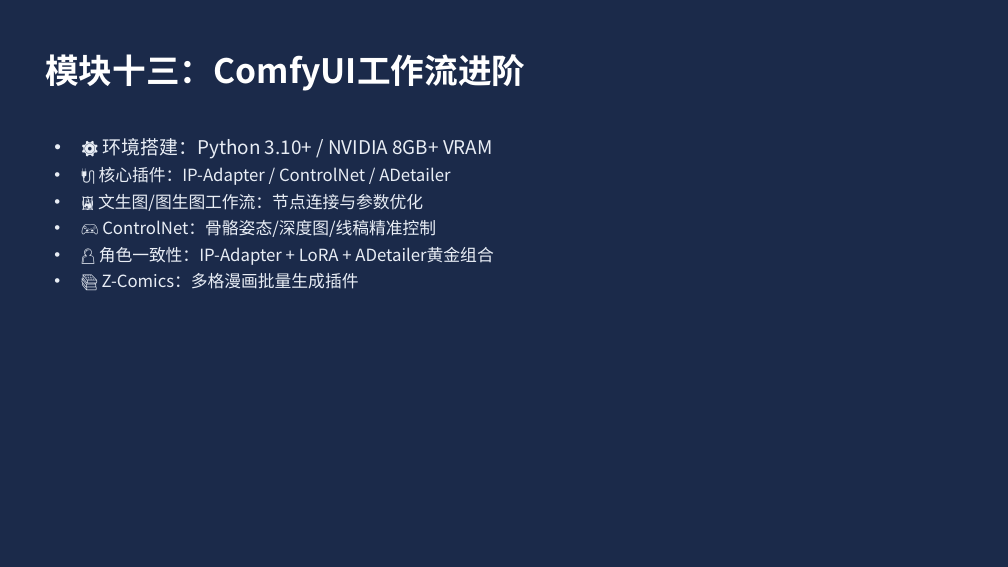
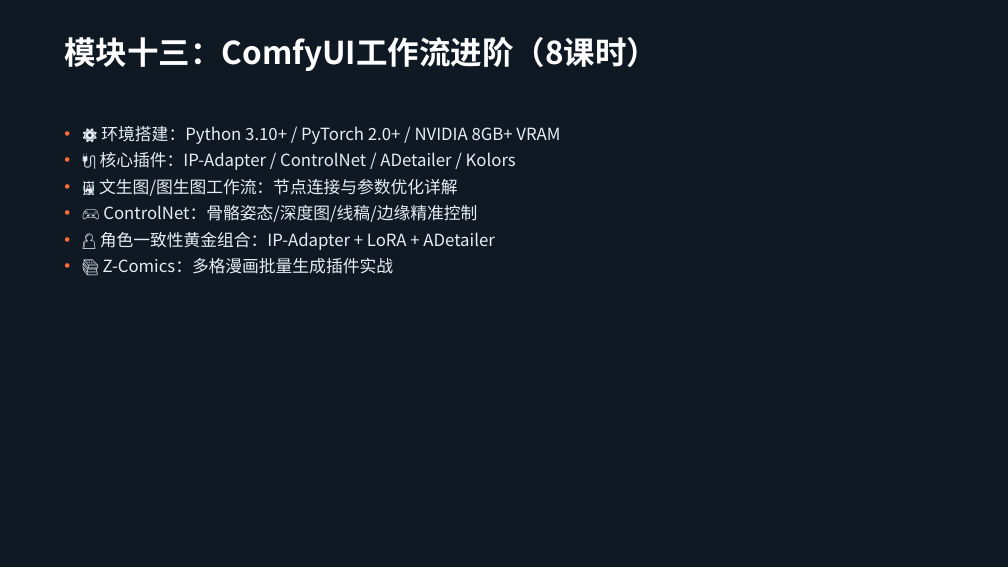
Before and after one commit to lichangjiang932-ship-it/ai-video-class, a slide deck: slide 29 of AI漫剧制作课程/AI漫剧制作全流程课程-2026版.pptx (slide 15 before the commit). Drawn at 1008x567 pixels with LibreOffice and Linux fonts; fonts in the diff are those of the drawing. Boxes give left, top, right and bottom in pixels: in the first picture for what was removed or moved away, otherwise in the second. Text is boxed around its words. In the diff, an @@ line names an element or a change of style, - is before the commit and + after.

Commit message:
升级PPT至42页精美版：深色主题+模块分节页+双栏布局+数据表格

```diff
--- a/AI漫剧制作课程/AI漫剧制作全流程课程-2026版.pptx
+++ b/AI漫剧制作课程/AI漫剧制作全流程课程-2026版.pptx
@@ background #1B2A4A to #0F1923 @@
@@ rectangle added at [0, 0, 1008, 7], fill #FF6B35 @@
@@ rectangle added at [0, 7, 1008, 98], fill #1A2A3A @@
@@ text at [64, 37, 658, 71]: text changed; size 32 to 30 pt @@
-模块十三：ComfyUI工作流进阶
+模块十三：ComfyUI工作流进阶（8课时）
@@ rectangle: place and size @@
-rectangle at [38, 117, 187, 121]
+rectangle at [57, 102, 222, 102]
@@ rectangle at [57, 102, 222, 102]: fill #FF6B35 to none; outline none to #FF6B35 3.94 pt @@
@@ text at [99, 126, 560, 274]: text changed @@
-• ⚙️ 环境搭建：Python 3.10+ / NVIDIA 8GB+ VRAM
-• 🔌 核心插件：IP-Adapter / ControlNet / ADetailer
-• 🖼️ 文生图/图生图工作流：节点连接与参数优化
-• 🎮 ControlNet：骨骼姿态/深度图/线稿精准控制
-• 👤 角色一致性：IP-Adapter + LoRA + ADetailer黄金组合
-• 📚 Z-Comics：多格漫画批量生成插件
+• ⚙️ 环境搭建：Python 3.10+ / PyTorch 2.0+ / NVIDIA 8GB+ VRAM
+• 🔌 核心插件：IP-Adapter / ControlNet / ADetailer / Kolors
+• 🖼️ 文生图/图生图工作流：节点连接与参数优化详解
+• 🎮 ControlNet：骨骼姿态/深度图/线稿/边缘精准控制
+• 👤 角色一致性黄金组合：IP-Adapter + LoRA + ADetailer
+• 📚 Z-Comics：多格漫画批量生成插件实战
@@ rectangle added at [0, 551, 1008, 567], fill #1A2A3A @@
```
Also in this commit, not shown: 20 other slides changed, 21 slides added, 2 slides removed, 1 other file.
